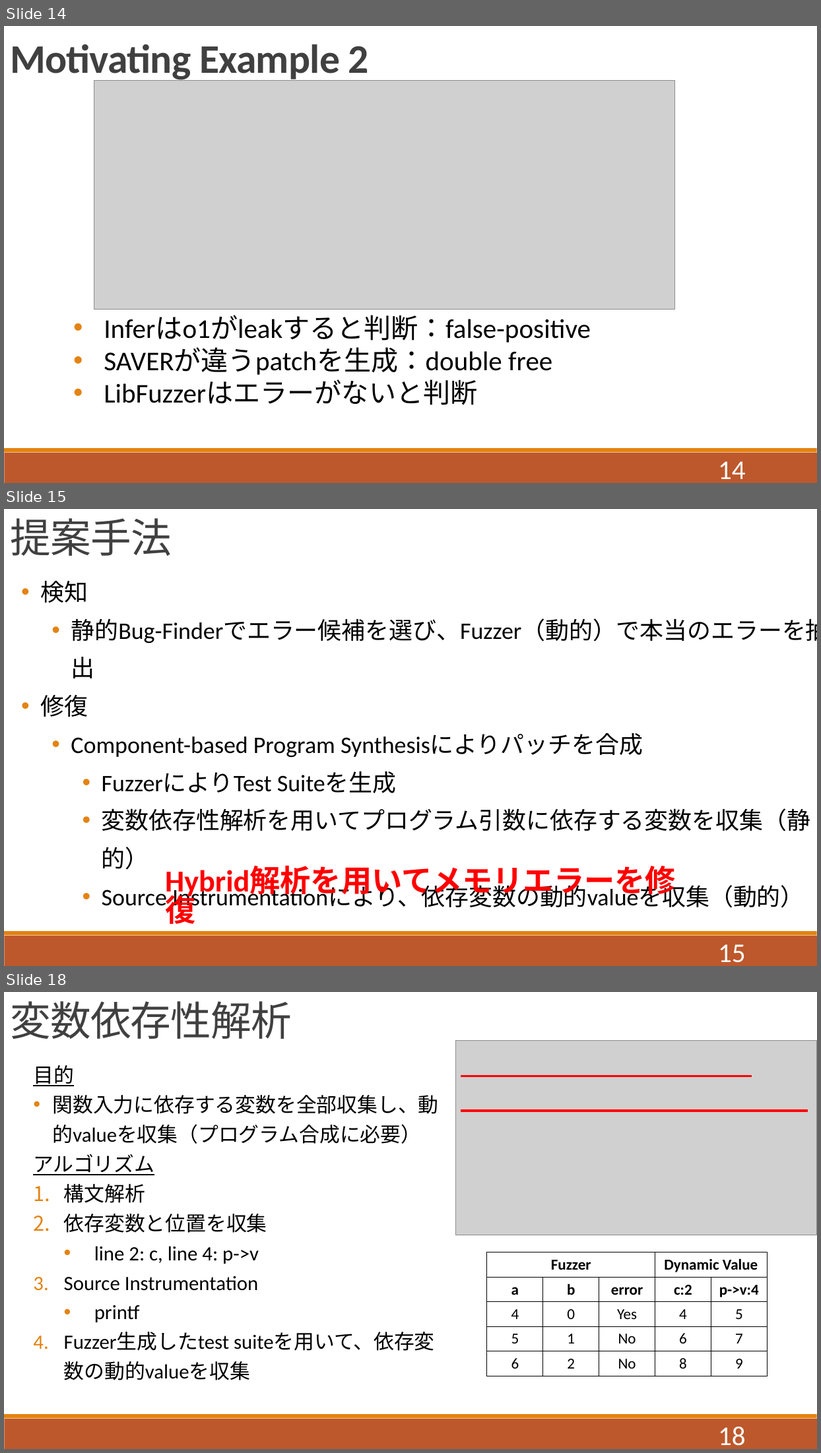
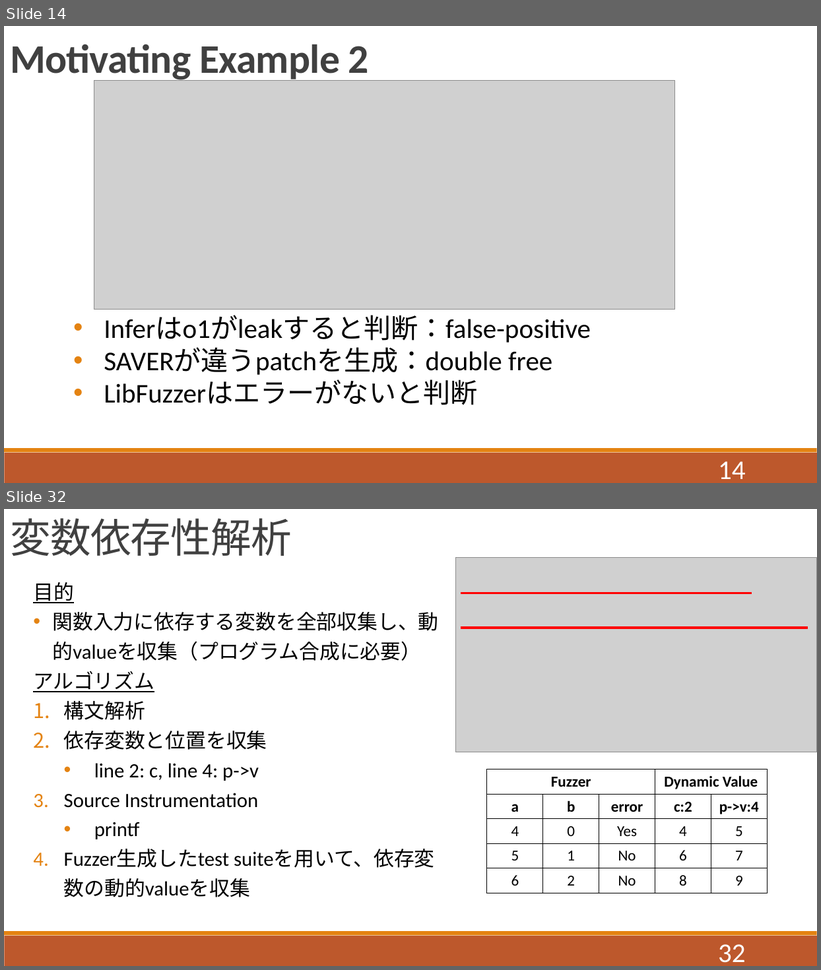
Before and after one commit to QIANZECHANG/MyResearch, a slide deck: 修論/修論発表.pptx. Shown one above the other, each under a label of ours: slides 14, 15 and 18 before the commit, slides 14 and 32 after it; the slides between them are not shown. The pictures are 821x1453 and 821x970 pixels, drawn with LibreOffice and Linux fonts; fonts in the diff are those of the drawing; grey boxes stand for pictures. Boxes give left, top, right and bottom in pixels: in the first picture for what was removed or moved away, otherwise in the second. Text is boxed around its words. In the diff, an @@ line names an element or a change of style, - is before the commit and + after.

```diff
--- a/修論/修論発表.pptx
+++ b/修論/修論発表.pptx
@@ slide 15 removed at bbox=[4, 509, 817, 966], background #FFFFFF; not listed: 2 template elements that a slide beside it also shows @@
@@ title removed at bbox=[10, 518, 171, 556] @@
-提案手法
@@ text removed at bbox=[40, 580, 817, 912] @@
-• 検知
-  • 静的Bug-Finderでエラー候補を選び、Fuzzer（動的）で本当のエラーを抽出
-• 修復
-  • Component-based Program Synthesisによりパッチを合成
-    • FuzzerによりTest Suiteを生成
-    • 変数依存性解析を用いてプログラム引数に依存する変数を収集（静的）
-    • Source Instrumentationにより、依存変数の動的valueを収集（動的）
@@ text removed at bbox=[129, 866, 692, 902] @@
-  Hybrid解析を用いてメモリエラーを修復
@@ page number removed at bbox=[718, 945, 746, 963] @@
-15
@@ what was slide 18 is now slide 32 @@
@@ page number at bbox=[718, 945, 746, 963]: text changed @@
-18
+32
```
Also in this commit, not shown: 5 slides changed, 14 slides added, 5 other slides removed, 55 other files.
